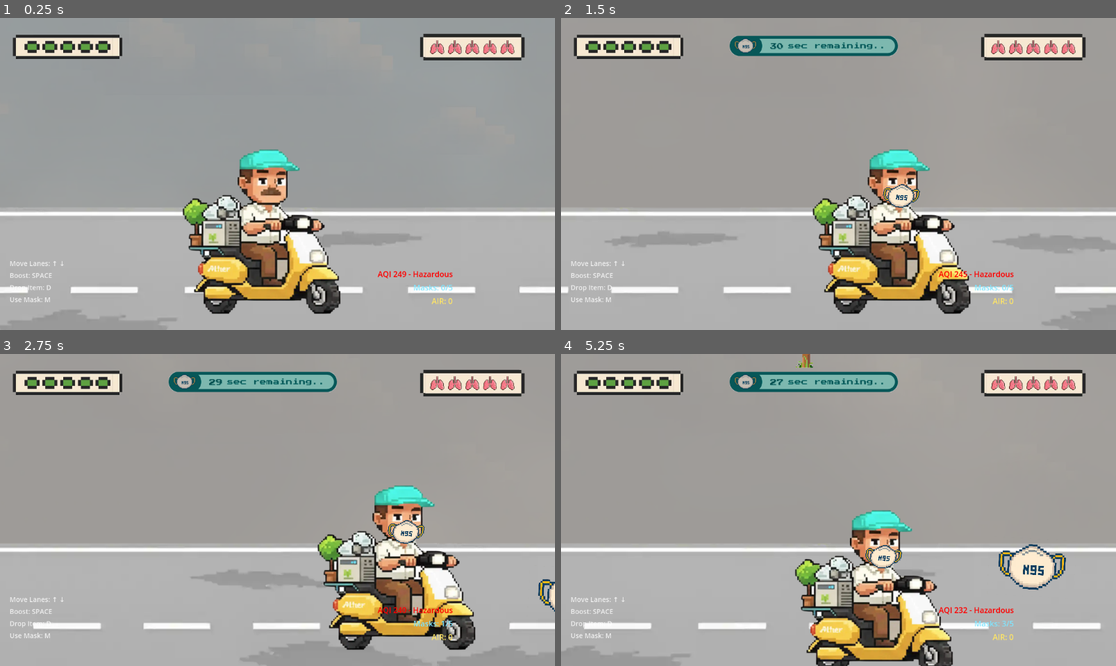
Above: before the commit, frames 1-4 (two rows, left to right).
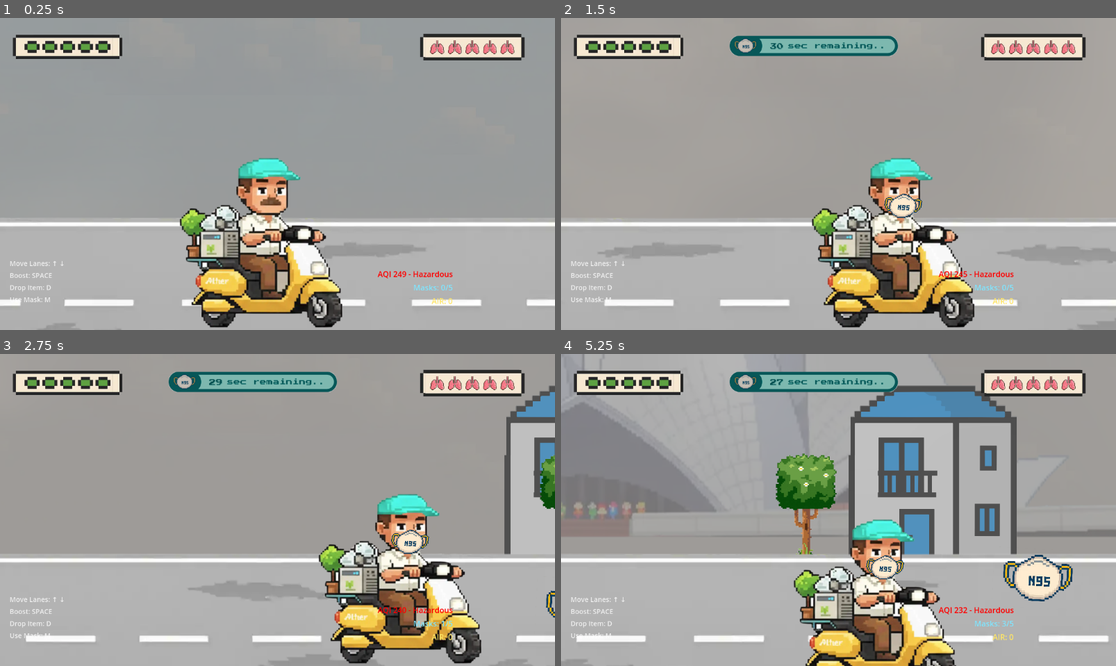
Above: after the commit, the same moments.

Repository: hr1juldey/breath_rush
Game: Godot game, scene res://scenes/Main.tscn
The game is run twice, just before and just after one commit, with the same random seed, the same clock (stepped at 60 frames per second) and the same inputs.
Inputs (mouse positions are in pixels of both pictures, inside the frame that each line leads up to):
- Up to frame 1 (0.25 s): no input
- Up to frame 2 (1.5 s): tap Enter at 0.5 s; move the mouse to (960, 158) at 0.52 s; hold Right (ui_right) 0.53-1.25 s; hold Shift 0.53-1.25 s; click (960, 158) at 0.67 s; tap Space at 0.77 s; drag from (727, 189) to (821, 230) at 1.27 s
- Up to frame 3 (2.75 s): move the mouse to (333, 441) at 2.02 s; hold Right (ui_right) from 2.03 s (still down); tap Ctrl at 2.1 s
- Up to frame 4 (5.25 s): release Right (ui_right) at 2.75 s; drag from (810, 572) to (672, 463) at 2.77 s; move the mouse to (1005, 556) at 3.52 s; hold Left (ui_left) 3.53-4.25 s; tap I at 3.6 s; tap Space at 3.77 s; drag from (672, 463) to (1032, 538) at 4.27 s; move the mouse to (866, 510) at 5.02 s; hold Down from 5.03 s (still down); hold H from 5.03 s (still down); click (866, 510) at 5.17 s

The runs differ from the first frame. In frame 1, 14% of the frame differs, in the area x 0-100%, y 42-100%; in frame 2, 15%; in frame 3, 19%; in frame 4, 36%, in the area x 0-100%, y 0-100%.

Commit message:
working game

Diff:
--- a/scenes/Main.tscn
+++ b/scenes/Main.tscn
@@ -56,7 +56,10 @@
 
 [node name="Camera2D" type="Camera2D" parent="."]
 position = Vector2(480, 180.415)
+offset = Vector2(0, -18.8)
+zoom = Vector2(1.03, 1.03)
 position_smoothing_enabled = true
+drag_horizontal_enabled = true
 
 [node name="ParallaxBG" type="ParallaxBackground" parent="."]
 layer = -1
--- a/scripts/SmogController.gd
+++ b/scripts/SmogController.gd
@@ -13,6 +13,13 @@
 # Opacity multipliers per layer (far, mid, near)
 var layer_multipliers: Array[float] = [0.4, 0.6, 0.8]
 
+# Scroll speed multipliers per layer (should match ParallaxLayer motion_scale)
+# SmogLayer_1 (0.15), SmogLayer_2 (0.45), SmogLayer_3 (0.75)
+var scroll_speed_multipliers: Array[float] = [0.15, 0.45, 0.75]
+
+# Phase offsets to prevent pattern alignment (prevents flickering)
+var phase_offsets: Array[float] = [0.0, 137.5, 283.1]  # Prime-ish numbers for variation
+
 func _ready():
 	# Cache shader materials from all 3 smog sprites
 	var smog_paths = [
@@ -21,22 +28,32 @@
 		"../SmogLayer_3/SmogShaderSprite_3"
 	]
 
-	for path in smog_paths:
-		var sprite = get_node_or_null(path) as Sprite2D
+	for i in range(smog_paths.size()):
+		var sprite = get_node_or_null(smog_paths[i]) as Sprite2D
 		if sprite and sprite.material:
-			smog_materials.append(sprite.material as ShaderMaterial)
+			var mat = sprite.material as ShaderMaterial
+			smog_materials.append(mat)
+
+			# Initialize each layer with phase offset to prevent pattern alignment
+			mat.set_shader_parameter("noise_time", phase_offsets[i])
 		else:
-			push_error("SmogController: Cannot find smog sprite at %s" % path)
+			push_error("SmogController: Cannot find smog sprite at %s" % smog_paths[i])
 
 	if smog_materials.is_empty():
 		push_error("SmogController: No smog materials found!")
 
 func _physics_process(delta):
-	"""Update noise animation for all smog layers"""
-	for material in smog_materials:
-		if material:
-			var current_time = material.get_shader_parameter("noise_time") as float
-			material.set_shader_parameter("noise_time", current_time + delta * 300.0 * 1.02)
+	"""Update noise animation for all smog layers with proper parallax scroll speeds"""
+	for i in range(smog_materials.size()):
+		if smog_materials[i]:
+			# Each layer scrolls at speed proportional to its parallax motion_scale
+			# This prevents flickering from pattern interference
+			var speed_mult = scroll_speed_multipliers[i]
+			var current_time = smog_materials[i].get_shader_parameter("noise_time") as float
+
+			# Base scroll speed (300.0) × layer speed × slight variation (1.02)
+			var scroll_increment = delta * 300.0 * speed_mult * 1.02
+			smog_materials[i].set_shader_parameter("noise_time", current_time + scroll_increment)
 
 func set_aqi(aqi: float):
 	"""Update all smog layers opacity based on AQI"""
--- a/scripts/components/parallax/FarLayerSpawner.gd
+++ b/scripts/components/parallax/FarLayerSpawner.gd
@@ -6,48 +6,54 @@
 
 func _ready():
 	# Far layer settings - landmarks sit on horizon
-	pool_size = 1  # Only 1 monument at a time
-	spawn_interval_min = 8.0  # Long interval between monuments
+	pool_size = 1 # Only 1 monument at a time
+	spawn_interval_min = 8.0 # Long interval between monuments
 	spawn_interval_max = 12.0
-	y_variance = 5.0
+	y_variance = 1.0
 	base_scale = 0.35
 	scale_variance = 0.05
 	despawn_x = -400.0
 	spawn_x = 1400.0
 	motion_scale = 0.3
-	layer_y_offset = 0.0  # Fine-tuning offset for far layer
+	layer_y_offset = 120.0 # Far layer too high - move down more
 
 	# Load textures with region and scale data from ParallaxScalingEditor
 	texture_configs = [
 		{
 			"texture": preload("res://assets/parallax/Laal_kila.webp"),
 			"region": Rect2(0, 256, 1920, 592),
-			"scale": 1.5866
+			"scale": 1.5866,
+			"y_offset": 100.0 # Large monument - too big, getting cut off, move down more
 		},
 		{
 			"texture": preload("res://assets/parallax/Hauskhas.webp"),
 			"region": Rect2(0, 56, 1920, 968),
-			"scale": 0.7403
+			"scale": 0.7403,
+			"y_offset": 0.0
 		},
 		{
 			"texture": preload("res://assets/parallax/CP.webp"),
 			"region": null,
-			"scale": 0.5  # Fallback scale
+			"scale": 0.5,
+			"y_offset": 0.0
 		},
 		{
 			"texture": preload("res://assets/parallax/Lotus_park.webp"),
 			"region": Rect2(128, 216, 1608, 584),
-			"scale": 1.729
+			"scale": 1.729,
+			"y_offset": 80.0 # Lotus park at good level but getting cut off - move down
 		},
 		{
 			"texture": preload("res://assets/parallax/Hanuman.webp"),
 			"region": Rect2(608, 48, 696, 1000),
-			"scale": 0.4030
+			"scale": 0.4030,
+			"y_offset": - 60.0 # Floating ~12px - move down
 		},
 		{
 			"texture": preload("res://assets/parallax/Select_City_mall.webp"),
 			"region": null,
-			"scale": 0.5  # Fallback scale
+			"scale": 0.5,
+			"y_offset": 0.0
 		},
 	]
 
--- a/scripts/components/parallax/FrontLayerSpawner.gd
+++ b/scripts/components/parallax/FrontLayerSpawner.gd
@@ -9,40 +9,45 @@
 	pool_size = 6
 	spawn_interval_min = 2.5
 	spawn_interval_max = 5.0
-	y_variance = 5.0
+	y_variance = 1.0
 	base_scale = 0.25
 	scale_variance = 0.03
 	despawn_x = -250.0
 	spawn_x = 1400.0
 	motion_scale = 0.9
-	layer_y_offset = 0.0  # Fine-tuning offset for front layer
+	layer_y_offset = -30.0 # Front layer too low - move up
 
 	# Load textures with region and scale data from ParallaxScalingEditor
 	texture_configs = [
 		{
 			"texture": preload("res://assets/parallax/tree_1.webp"),
 			"region": Rect2(224, 80, 744, 1008),
-			"scale": 0.1889
+			"scale": 0.1889,
+			"y_offset": - 80.0 # Tree1 50% under - move up significantly
 		},
 		{
 			"texture": preload("res://assets/parallax/tree_2.webp"),
 			"region": Rect2(232, 144, 712, 888),
-			"scale": 0.2483
+			"scale": 0.2483,
+			"y_offset": - 70.0 # Tree2 halfway under - move up significantly
 		},
 		{
 			"texture": preload("res://assets/parallax/tree_3.webp"),
 			"region": Rect2(0, 0, 1200, 1077),
-			"scale": 0.3428
+			"scale": 0.3428,
+			"y_offset": 20.0 # Tree sinking - move up
 		},
 		{
 			"texture": preload("res://assets/parallax/fruit_stall.webp"),
 			"region": Rect2(0, 40, 1200, 1120),
-			"scale": 0.1133
+			"scale": 0.145,
+			"y_offset": - 95.0
 		},
 		{
 			"texture": preload("res://assets/parallax/billboard.webp"),
 			"region": Rect2(240, 112, 712, 960),
-			"scale": 0.0888
+			"scale": 0.0888,
+			"y_offset": - 30.0
 		},
 	]
 
--- a/scripts/components/parallax/MidLayerSpawner.gd
+++ b/scripts/components/parallax/MidLayerSpawner.gd
@@ -9,45 +9,51 @@
 	pool_size = 5
 	spawn_interval_min = 3.0
 	spawn_interval_max = 6.0
-	y_variance = 3.0
+	y_variance = 1.0
 	base_scale = 0.3
 	scale_variance = 0.03
 	despawn_x = -300.0
 	spawn_x = 1400.0
 	motion_scale = 0.6
-	layer_y_offset = 0.0  # Fine-tuning offset for mid layer
+	layer_y_offset = 0.0 # Fine-tuning offset for mid layer
 
 	# Load textures with region and scale data from ParallaxScalingEditor
 	texture_configs = [
 		{
 			"texture": preload("res://assets/parallax/restaurant.webp"),
 			"region": Rect2(64, 200, 1744, 688),
-			"scale": 0.2981
+			"scale": 0.2981,
+			"y_offset": - 75.0 # Restaurant 5-10% under - move up slightly
 		},
 		{
 			"texture": preload("res://assets/parallax/pharmacy.webp"),
 			"region": Rect2(552, 64, 816, 928),
-			"scale": 0.2218
+			"scale": 0.2218,
+			"y_offset": - 85.0 # Pharmacy 40% under - move up significantly
 		},
 		{
 			"texture": preload("res://assets/parallax/shop.webp"),
 			"region": Rect2(480, 96, 960, 888),
-			"scale": 0.2454
+			"scale": 0.2454,
+			"y_offset": - 85.0 # Shop under street - move up more
 		},
 		{
 			"texture": preload("res://assets/parallax/home_1.webp"),
 			"region": null,
-			"scale": 0.3  # Fallback scale
+			"scale": 0.3,
+			"y_offset": 0.0 # Blue/white house - REFERENCE (perfect)
 		},
 		{
 			"texture": preload("res://assets/parallax/building_generic.webp"),
 			"region": Rect2(128, 360, 944, 592),
-			"scale": 0.7500
+			"scale": 0.500,
+			"y_offset": 0.0 # BuildingGeneric always floats big - move down significantly
 		},
 		{
 			"texture": preload("res://assets/parallax/two_storey_building.webp"),
 			"region": Rect2(520, 104, 796, 872),
-			"scale": 0.4398
+			"scale": 0.4398,
+			"y_offset": 0.0
 		},
 	]
 
--- a/scripts/components/parallax/ParallaxLayerSpawner.gd
+++ b/scripts/components/parallax/ParallaxLayerSpawner.gd
@@ -8,7 +8,7 @@
 signal object_despawned(obj: Node2D)
 
 # Texture configuration - child classes should populate this
-# Each entry: {"texture": Texture2D, "region": Rect2 or null, "scale": float}
+# Each entry: {"texture": Texture2D, "region": Rect2 or null, "scale": float, "y_offset": float (optional)}
 var texture_configs: Array[Dictionary] = []
 
 @export var pool_size: int = 5
@@ -35,7 +35,7 @@
 
 # Global vertical offset - ADJUST THIS to move all layers up/down together
 # Positive = move DOWN (closer to road), Negative = move UP (away from road)
-@export var global_y_offset: float = 0.0
+@export var global_y_offset: float = 380.0
 
 var object_pool: Array[Sprite2D] = []
 var active_objects: Array[Sprite2D] = []
@@ -102,14 +102,30 @@
 	else:
 		scale_val = base_scale + randf_range(-scale_variance, scale_variance)
 
-	# Calculate y-position using quadratic formula (gives world coordinates)
-	var world_y = quad_a + quad_b * scale_val + quad_c * scale_val * scale_val
+	# Calculate sprite height after scaling (needed for pivot correction)
+	var sprite_height: float
+	if config.has("region") and config["region"] != null:
+		sprite_height = config["region"].size.y * scale_val
+	elif sprite.texture:
+		sprite_height = sprite.texture.get_height() * scale_val
+	else:
+		sprite_height = 0.0
+
+	# Calculate y-position using quadratic formula (gives world CENTER Y)
+	var world_center_y = quad_a + quad_b * scale_val + quad_c * scale_val * scale_val
 
 	# Convert from world space to screen space (ParallaxLayer uses camera-relative coords)
-	var screen_y = world_y - camera_y
+	var screen_center_y = world_center_y - camera_y
 
-	# Apply layer offset, global offset and variance
-	sprite.position.y = screen_y + layer_y_offset + global_y_offset + randf_range(-y_variance, y_variance)
+	# Pivot correction: quadratic formula gives CENTER Y, but we changed pivot to BOTTOM
+	# So we need to move DOWN by half the sprite height to position the bottom correctly
+	var pivot_correction = sprite_height / 2.0
+
+	# Per-asset Y offset for fine-tuning (optional)
+	var asset_y_offset = config.get("y_offset", 0.0)
+
+	# Apply layer offset, global offset, pivot correction, asset offset, and variance
+	sprite.position.y = screen_center_y + pivot_correction + layer_y_offset + global_y_offset + asset_y_offset + randf_range(-y_variance, y_variance)
 
 	sprite.scale = Vector2(scale_val, scale_val)
 	sprite.visible = true
--- a/shaders/smog_shader.gdshader
+++ b/shaders/smog_shader.gdshader
@@ -15,9 +15,9 @@
 	return fract(sin(dot(p, vec2(12.9898, 78.233))) * 43758.5453);
 }
 
-// Interpolation function for smooth noise
-float smoothstep_custom(float t) {
-	return t * t * (3.0 - 2.0 * t);
+// Cubic interpolation (smoother than smoothstep, prevents flickering)
+float cubic(float t) {
+	return t * t * t * (t * (t * 6.0 - 15.0) + 10.0);
 }
 
 // Simple 2D noise (Perlin-like)
@@ -32,8 +32,8 @@
 	float d = hash(i + vec2(1.0, 1.0));
 
 	// Smooth interpolation
-	float u = smoothstep_custom(f.x);
-	float v = smoothstep_custom(f.y);
+	float u = cubic(f.x);
+	float v = cubic(f.y);
 
 	// Mix corners
 	float ab = mix(a, b, u);
